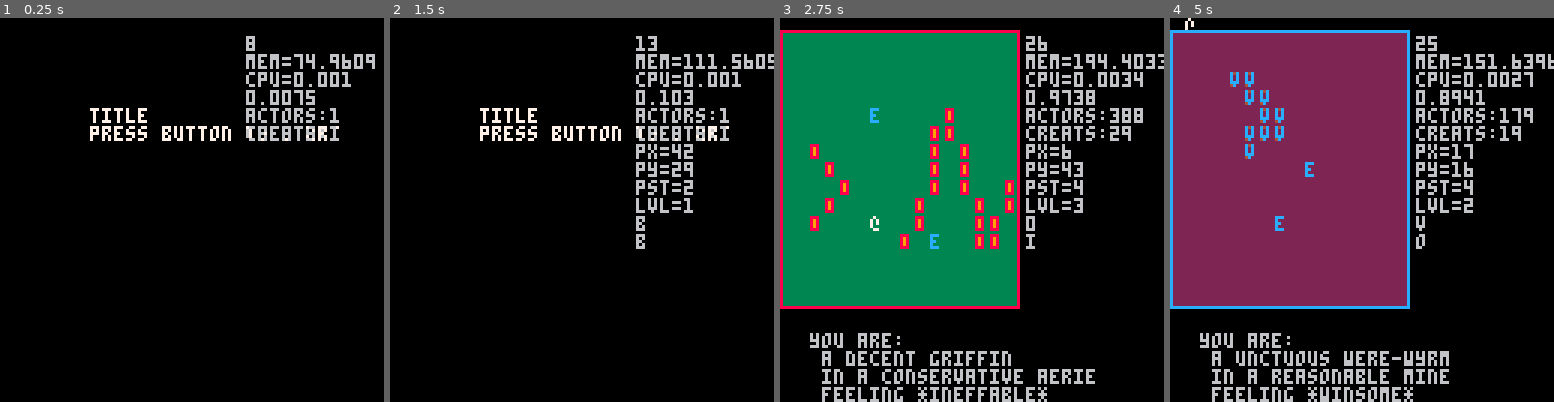
Above: before the commit, frames 1-4 (left to right).
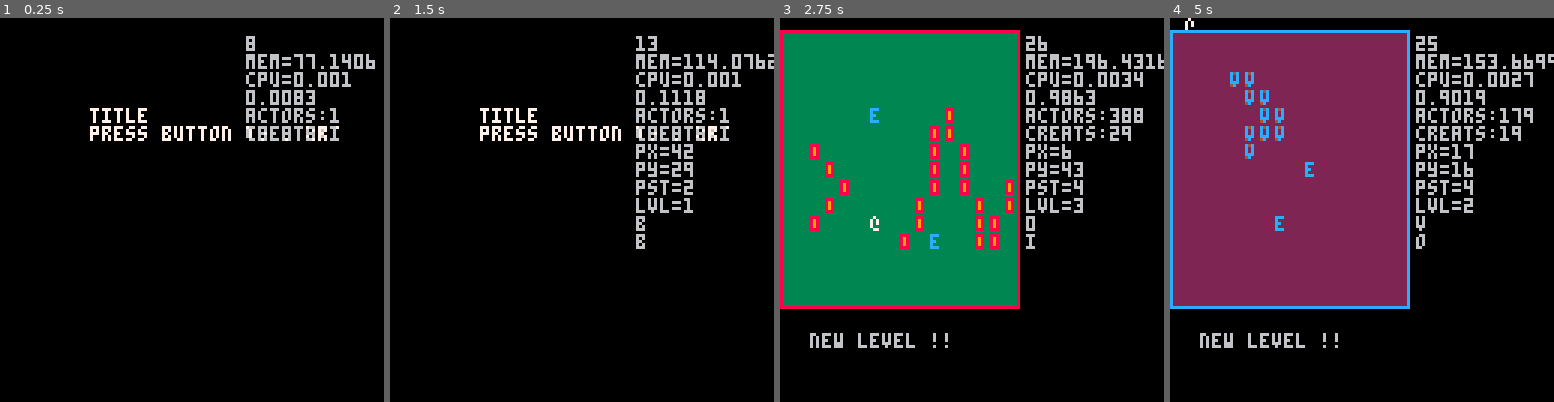
Above: after the commit, the same moments.

Repository: arnodick/castle
Game: PICO-8 cartridge castle.p8
Two runs of this game, one before a commit and one after it. Both use one fixed random seed, a clock stepped at 60 frames per second and the inputs below.
Inputs:
- Up to frame 1 (0.25 s): no input
- Up to frame 2 (1.5 s): tap X (X key) at 0.33, 1.07 s; tap O (Z key) at 0.7 s
- Up to frame 3 (2.75 s): hold Right 1.6-2.1 s; tap O (Z key) at 1.7, 2.1, 2.5 s; tap X (X key) at 1.85 s; hold Up 2.15-2.42 s; hold Right from 2.47 s (still down)
- Up to frame 4 (5 s): tap O (Z key) every 0.4 s from 2.9 to 4.9 s; tap X (X key) at 2.97, 4.08 s; release Right at 3.03 s; hold Left 3.08-3.58 s; hold Down 3.63-3.97 s; hold Right 4.02-4.68 s; hold Up from 4.73 s (still down)

The runs differ from the first frame. In frame 1, 0.2% of the frame differs, in the area x 76-98%, y 9-23%; in frame 2, 0.4%; in frame 3, 3.6%; in frame 4, 3.7%, in the area x 7-100%, y 9-100%.

Commit message:
message stuff

Diff:
--- a/castle.p8
+++ b/castle.p8
@@ -241,11 +241,13 @@
 	a.secy=flr(a.y/sector_s)*sector_s*cellh
 	a.shakex=0
 	a.shakey=0
+	a.status=a.x
 	if a.t==3 or a.t==1 then
 		a.attack=0
 		a.attackdir=0
 		a.attackpwr=3
 		a.hit=0
+		--a.status="zorse"
 		add(actors.creatures,a)
 	end
 	if a.t==1 then
@@ -255,6 +257,14 @@
 		a.pn="" if rnd(1)>=0.5 then a.pn=pronouns[flr(rnd(#pronouns))+1].."-" end
 		a.de=" a "..adjective[n].. " "..a.pn..species[flr(rnd(#species)+1)]
 		a.fe=flr(rnd(#feelings))+1
+		a.target=nil
+
+		n=flr(rnd(#adjective))+1
+		a.status={}
+		a.status[1]="you are:"
+		a.status[2]=a.de
+		a.status[3]=" in a "..adjective[n].." "..places[flr(rnd(#places))+1]
+		a.status[4]=" feeling *"..feelings[a.fe].."*"
 		--del(adjective,adjective[n])
 	end
 	add(actors,a)
@@ -343,7 +353,8 @@
 
 function colactor(a,d,t)
 	local dire=direction(d)
-
+	--gotta put this where it chec pos!
+	if a.t==1 then p.target=t.status end
 	if t.t!=2 then
 		if t!=a then
 		if a.x+dire[1]==t.x and a.y+dire[2]==t.y then
@@ -391,6 +402,7 @@
 function doactor(a)
 	if a.hit==0 then
 		local d=movetype(a)
+		a.target=nil
 		if moveactor(a,d) then
 			for target in all(actors.creatures) do
 				colactor(a,d,target)
@@ -402,6 +414,20 @@
 end
 
 function domenu(m)
+	if btnp(4) then
+		if debug then
+			m.me={}
+			m.me[1]="new level !!"
+		end
+	elseif btn() then
+		if p.target!=nil then
+			m.me={}
+			m.me[1]="you face:"
+			m.me[2]=" a "..p.target
+		else
+			m.me=p.status
+		end
+	end
 --	m.x=m.x+cam[1]
 --	m.y=m.y+cam[2]
 end
@@ -469,12 +495,8 @@
 		loadactors(room_w)
 		local n=flr(rnd(#adjective))+1
 		if p!=nil then
-			local mess={}
-			mess[1]="you are:"
-			mess[2]=p.de
-			mess[3]=" in a "..adjective[n].." "..places[flr(rnd(#places))+1]
-			mess[4]=" feeling *"..feelings[p.fe].."*"
-			makemenu(10,105,120,20,mess)
+
+			makemenu(10,105,120,20,p.status)
 		end
 		--del(adjective,adjective[n])
 	end
@@ -491,6 +513,7 @@
 		if btnp()>0 then
 		--if timer%4==0 then
 			foreach(actors.creatures,doactor)
+			foreach(menus,domenu)
 			debug_l[4]=0
 		end
 		foreach(actors.creatures,shakeactor)
@@ -498,11 +521,13 @@
 		cam[1]=flr(p.x/sector_s)*sector_s*cellw
 		cam[2]=flr(p.y/sector_s)*sector_s*cellh
 		end
+		if debug then
 		if btnp(4) then
 			level+=1
 			if level>3 then level=0 end
 			levelchange(level)
 --			state_i(state)
+		end
 		end
 		if btnp(5) then
 			state=0
